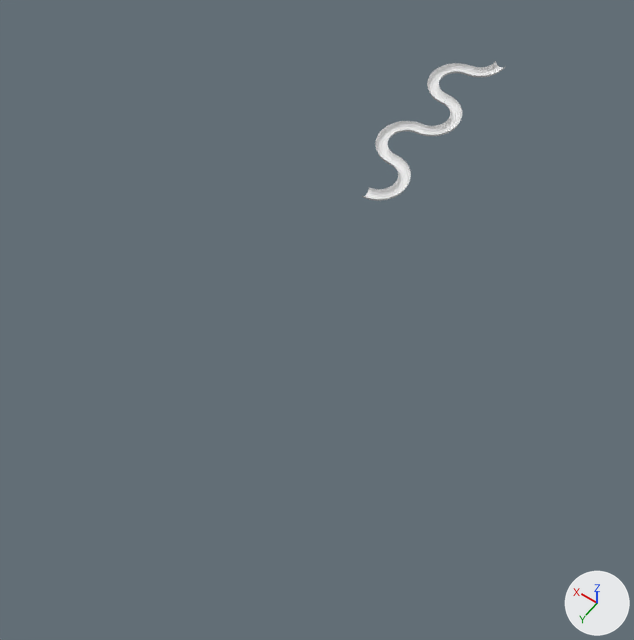
Before and after pictures for a commit that changed the Blender file MarbleRun/Assets/TrackPieces/Blend/curvyslope.blend.
Rendered twice from a camera (50 mm lens) standing at (-13.2, 28.6, 23.3) and looking at (-1.4, 12.1, -2.7). Arrows for +X, +Y and +Z are at lower right; the lights stay in place.
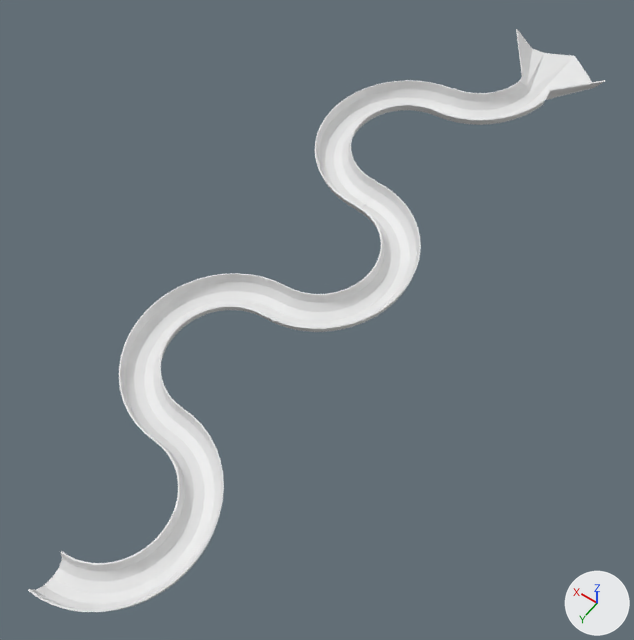
The edits, one by one:
me_torus_003 has 791 vertices, 648 faces and spans x -1.25..1.26, y -9.25..0.0, z -0.26..0.42.
me_torus_003 is used by ob_torus_003; location (0.0, -1.98, 0.3); rotation (0.175, 0.0, -3.143), in degrees (10, 0, -180).
Part 1, on me_torus_003:
Vertex 0 of me_torus_003 moves from (1.25, 0.0, 0.0) at pixel (506, 65) to (1.77, 0.29, 0.1).
Vertex 1 of me_torus_003 moves from (0.75, 0.0, 0.0) at pixel (495, 61) to (0.26, 0.55, 0.14).
Vertex 2 of me_torus_003 moves from (0.78, 0.0, -0.12) at pixel (496, 63) to (0.51, 0.6, -0.15).
Vertex 3 of me_torus_003 moves from (0.88, 0.0, -0.22) at pixel (498, 65) to (0.69, 0.64, -0.2).
Vertex 4 of me_torus_003 moves from (1.0, 0.0, -0.25) at pixel (500, 67) to (1.1, 0.82, -0.21).
Vertex 5 of me_torus_003 moves from (1.12, 0.0, -0.22) at pixel (503, 67) to (1.46, 0.5, -0.15).
Vertex 6 of me_torus_003 moves from (1.22, 0.0, -0.12) at pixel (505, 67) to (1.64, 0.32, -0.12).
Vertex 84 of me_torus_003 moves from (1.24, -0.16, 0.0) at pixel (504, 67) to (1.18, -0.13, -0.01).
Vertex 85 of me_torus_003 moves from (0.74, -0.1, 0.0) at pixel (494, 62) to (0.7, -0.05, -0.05).
Vertex 86 of me_torus_003 moves from (0.78, -0.1, -0.12) at pixel (494, 64) to (0.81, -0.11, -0.14).
Vertex 90 of me_torus_003 moves from (1.21, -0.16, -0.12) at pixel (503, 69) to (1.15, -0.13, -0.13).
Object 'Torus.003' (ob_torus_003) is rescaled from (1.0, 1.0, 1.0) to (3.0, 3.0, 3.0).

Location of each change, (x1, y1, x2, y2) in pixels of the pictures (634 x 640 px; the box of a moved part takes in the faces that stretch with it):
'Torus.003', reshaped, rescaled (301% wider, 314% taller)
    before: (362, 61, 505, 201)
    after: (28, 29, 605, 612)
part 1 of me_torus_003, moved or reshaped
    before: (493, 61, 505, 71)
    after: (516, 29, 605, 102)
